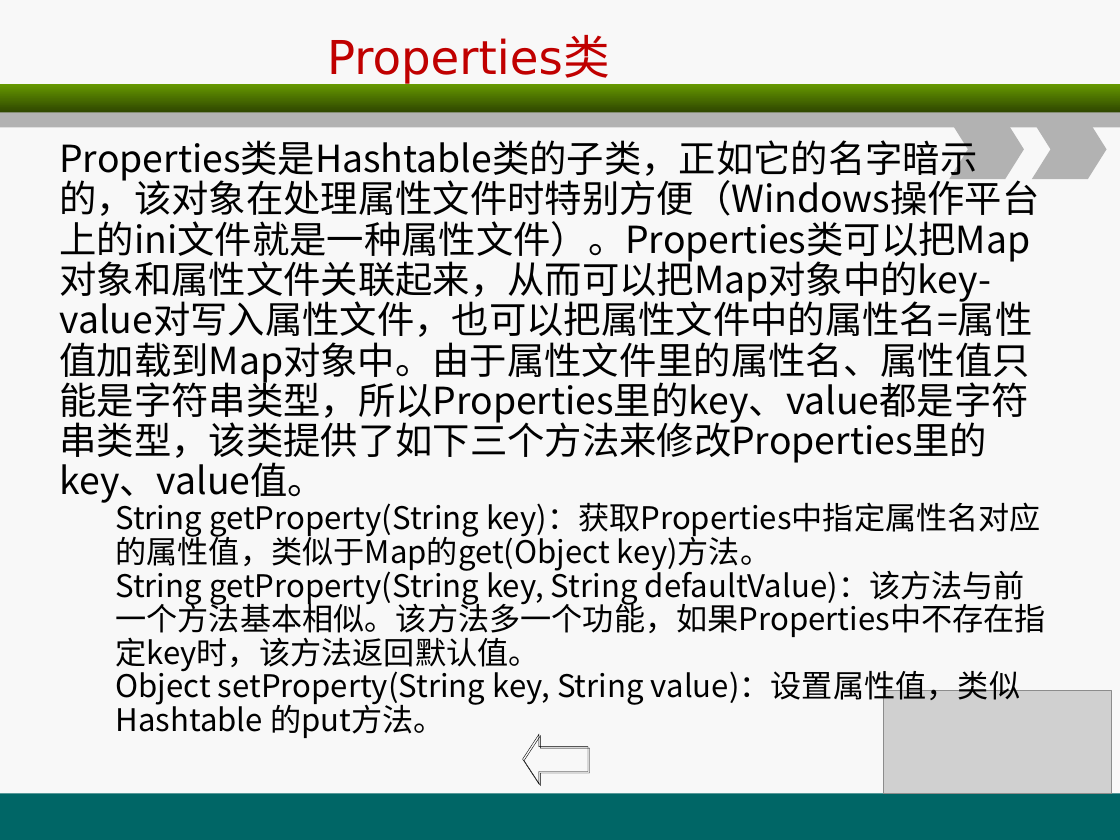
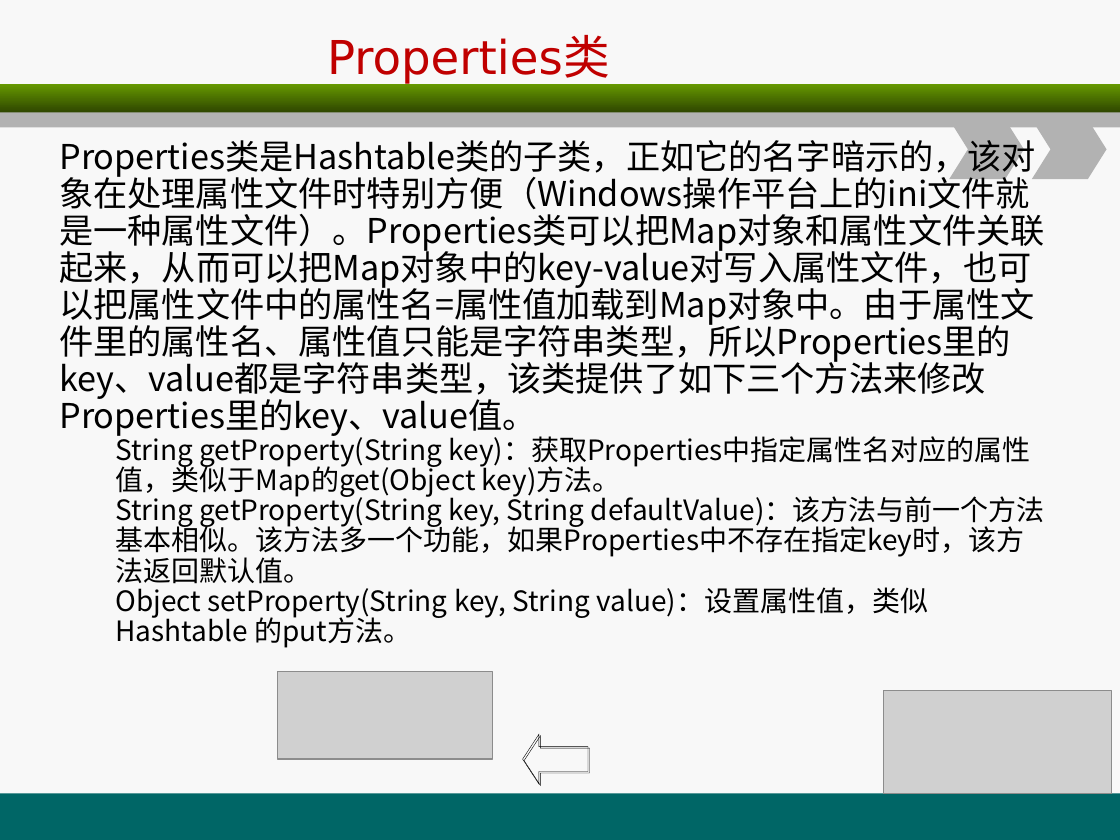
Before and after one commit to christwei/gitDoc, a slide deck: slide 70 of 课件/环宇/java编程基础/A3.ppt (slide 71 before the commit). Drawn at 1120x840 pixels with LibreOffice and Linux fonts; fonts in the diff are those of the drawing; grey boxes stand for pictures. Boxes give left, top, right and bottom in pixels: in the first picture for what was removed or moved away, otherwise in the second. Text is boxed around its words. In the diff, an @@ line names an element or a change of style, - is before the commit and + after.

```diff
--- a/课件/环宇/java编程基础/A3.ppt
+++ b/课件/环宇/java编程基础/A3.ppt
@@ text "Properties类是Hashtable类的子类，正如它的名字暗示的，该对象在处理属性文件时特别方便（Windows操 ..." at (x1=59, y1=135, x2=1045, y2=648): size 24 to 22 pt in "Properties类是Hashtable类的子类，正如它的名字暗示的，该对象在处理属性文件时特别方便（Windows操 ..."; size 20 to 18 pt in "String getProperty(String key)：获取Properties中指定属性名对应的属性值，类似于M ...", "String getProperty(String key, String defaultValue)：该方法与前一个方 ...", "Object setProperty(String key, String value)：设置属性值，类似Hashtab ..." @@
@@ picture added at (x1=278, y1=672, x2=493, y2=759) @@
```
Also in this commit, not shown: 8 other slides changed, 1 slide added, 1 slide removed, 12 other files.
